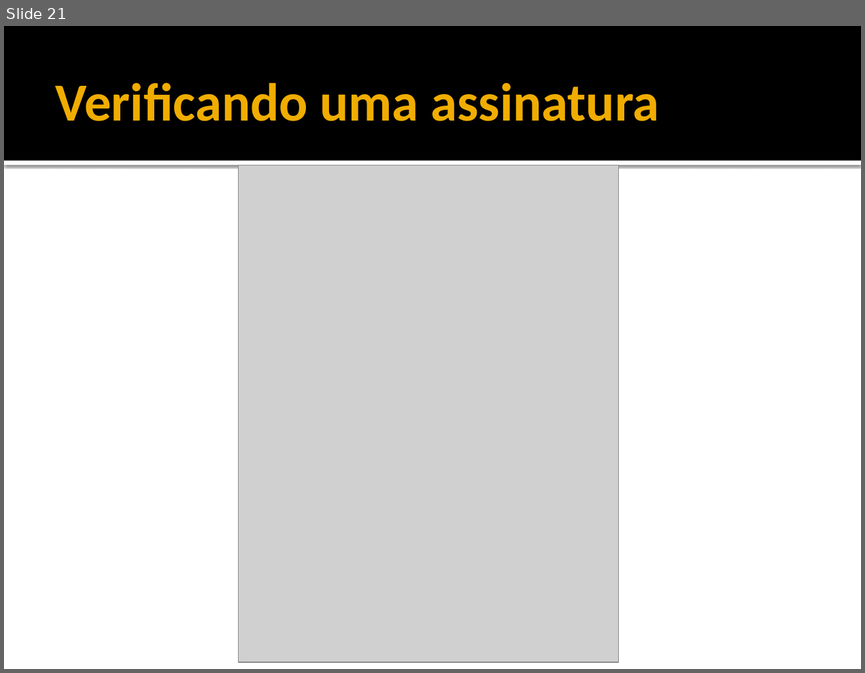
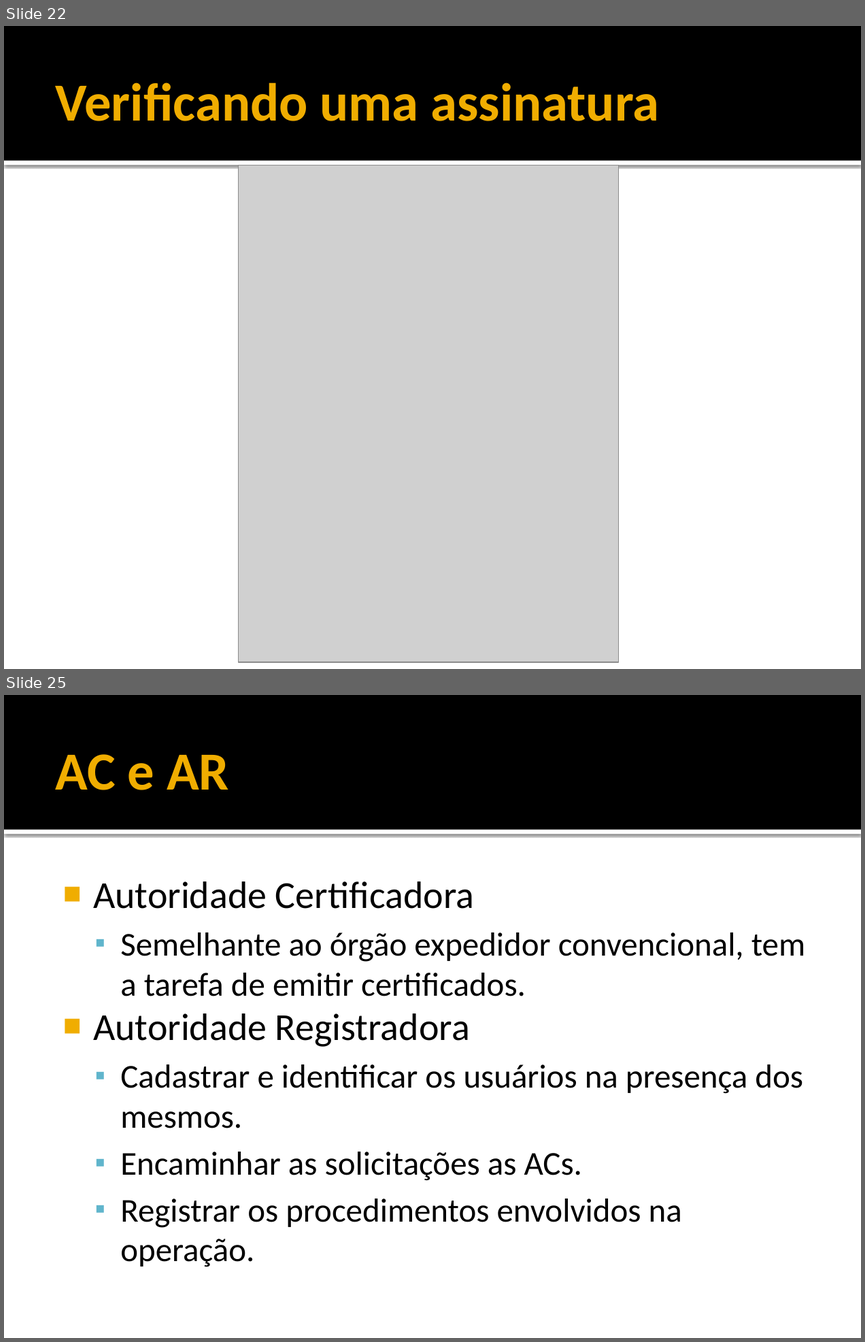
Before and after one commit to rayu1988/svn-jeanbruno, a slide deck: DOCS/TCC/5 - APRESENTAÇÃO.pptx. Shown one above the other, each under a label of ours: slide 21 before the commit, slides 22 and 25 after it; the slides between them are not shown. The pictures are 865x673 and 865x1342 pixels, drawn with LibreOffice and Linux fonts; fonts in the diff are those of the drawing; grey boxes stand for pictures. Boxes give left, top, right and bottom in pixels: in the first picture for what was removed or moved away, otherwise in the second. Text is boxed around its words. In the diff, an @@ line names an element or a change of style, - is before the commit and + after.

```diff
--- a/DOCS/TCC/5 - APRESENTAÇÃO.pptx
+++ b/DOCS/TCC/5 - APRESENTAÇÃO.pptx
@@ slide 25 added at (4, 695, 861, 1338), background #FFFFFF; not listed: 2 template elements that a slide beside it also shows @@
@@ title added at (56, 754, 229, 790), 45 pt, text #F0AD00, bold @@
+AC e AR
@@ text added at (93, 881, 805, 1267), 28 pt, text #000000 @@
+■ Autoridade Certificadora
+  ▪ Semelhante ao órgão expedidor convencional, tem a tarefa de emitir certificados.
+■ Autoridade Registradora
+  ▪ Cadastrar e identificar os usuários na presença dos mesmos.
+  ▪ Encaminhar as solicitações as ACs.
+  ▪ Registrar os procedimentos envolvidos na operação.
@@ what was slide 21 is now slide 22 @@
```
Also in this commit, not shown: 14 slides changed, 9 other slides added, 5 slides removed.
